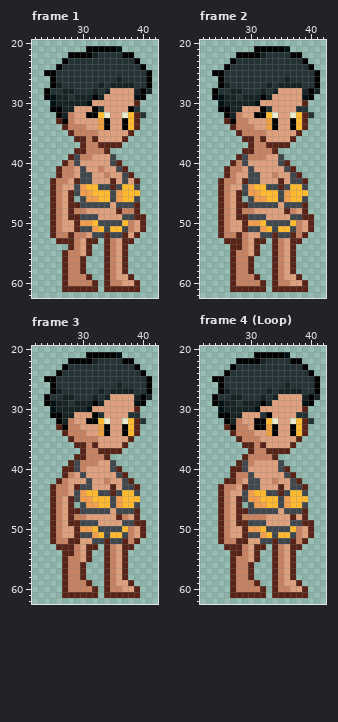
Edited in one commit: pixel-art file (NPC/Sasha.ase). Above: the version before the commit.
64x64 pixels, 18 frames. Colours within 5 levels of each other are drawn and written as one. Shown: frame 1: x 22..42, y 20..62; frame 2: x 22..42, y 20..62; frame 3: x 22..42, y 20..62; frame 4 (Loop): x 22..42, y 20..62. The commit also changed other frames, which this record leaves out.
The result:
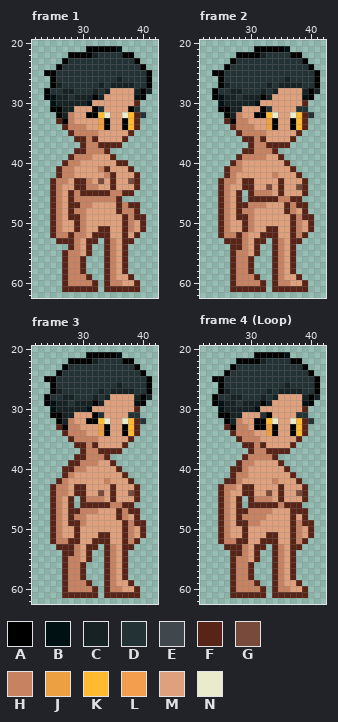
Palette (. is transparent): A #000000  B #001114  C #172224  D #233235  E #41484d  F #582417  G #784a3b  H #c78361  J #eda042  K #ffba30  L #f39e4e  M #dfa17d  N #eaebcd
What changed:
layer "Clothes" now hidden
Changed rows in their new state; - is an unchanged pixel.
Frame 1:
first column x 29:
39 H-----F----
40 H-----M-F--
41 -M---F-MMF-
42 -MM---F-MMF
43 -FH-G---MG-
44 FFHHMM-MMMF
45 HFFFFFHHFF.
46 HHHHHHHF...
47 -HHMMM-FHF-
49 -HMM----FH-
50 -HMMMMMMF--
51 -HMMFFMMF--
52 ---FF-MM---
Frame 2:
first column x 29:
39 H-----F----
40 M-----M----
41 -M-----M---
42 -MM-----M--
43 -FM-----MM-
44 FFMMGM-MMGF
45 .FHHHMFMMMF
46 -FFFFFHHFF.
47 -HHHMM-FHF-
49 -HMM----FH-
50 -HMMMMMMF--
51 -HMMFFMMF--
52 ---FF-MM---
Frame 3:
first column x 29:
39 F-----F----
40 H-----M----
41 -M-----M---
42 --M-----M--
43 -FM-----MM-
44 FFMMGM-MMGF
45 .FHHHMFMMMF
46 -FFFFFHHFF.
47 -HHHMM-FHF-
49 -HMM----FH-
50 -MMMMMMMF--
51 -MMMFFMMF--
52 ---FF-MM---
Frame 4 (Loop):
first column x 29:
39 H-----F----
40 H-----M----
41 -M-----M---
42 -MM-----M--
43 -FM-----MM-
44 FFMMGM-MMGF
45 .FHHHMFMMMF
46 -FFFFFHFFF.
47 -HHHHM-MFF-
49 -HHM----FH-
50 -MMMMMMMF--
51 -MMMFFMMF--
52 ---FF-MM---
